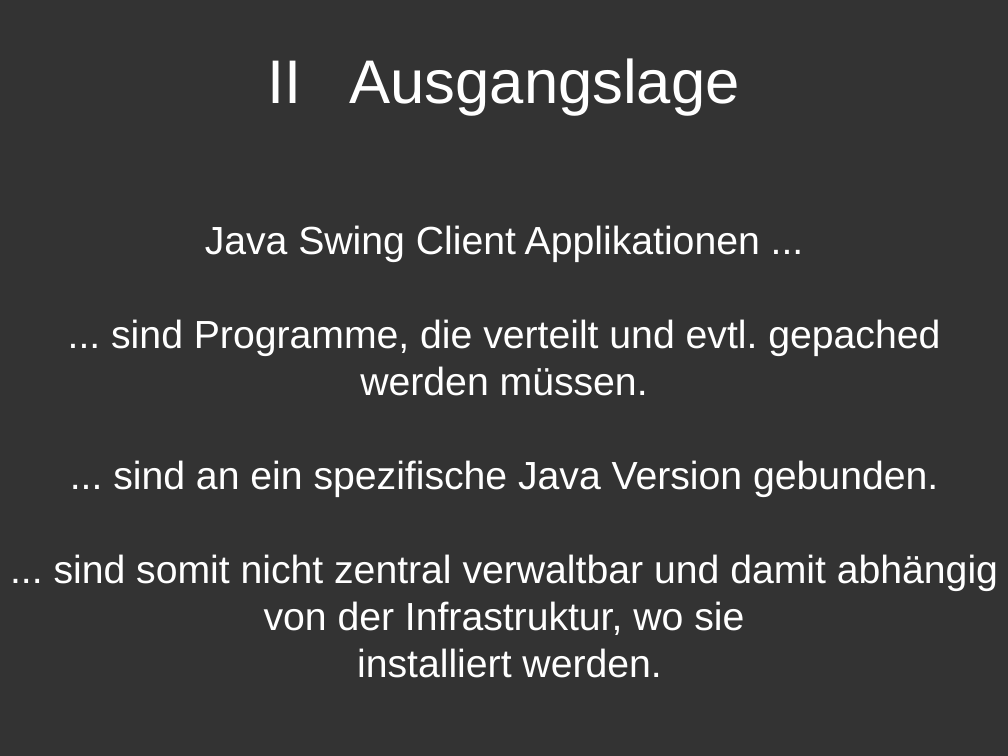
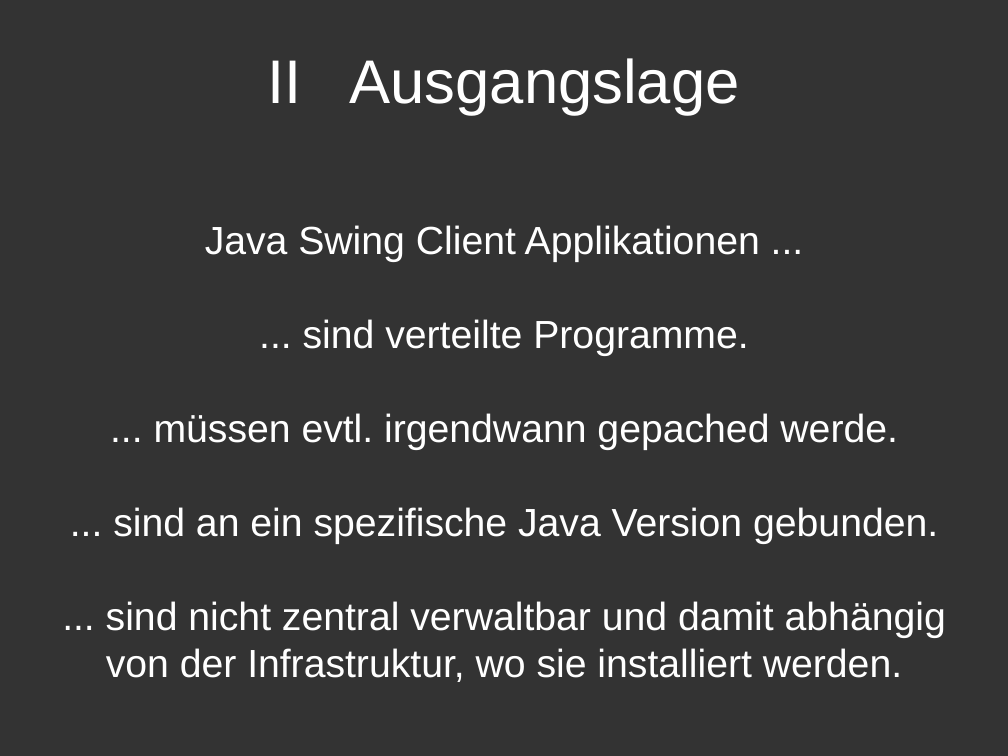
Before and after one commit to sushicutta/Diplomarbeit, a slide deck: slide 4 of praesentation/kickoff/kick-off-meeting.ppt. Drawn at 1008x756 pixels with LibreOffice and Linux fonts; fonts in the diff are those of the drawing. Boxes give left, top, right and bottom in pixels: in the first picture for what was removed or moved away, otherwise in the second. Text is boxed around its words. In the diff, an @@ line names an element or a change of style, - is before the commit and + after.

```diff
--- a/praesentation/kickoff/kick-off-meeting.ppt
+++ b/praesentation/kickoff/kick-off-meeting.ppt
@@ text at [154,319,898,450]: text changed @@
-... sind Programme, die verteilt und evtl. gepached werden müssen.
+... sind verteilte Programme.
+... müssen evtl. irgendwann gepached werde.
@@ text at [106,601,946,682]: text changed @@
-... sind somit nicht zentral verwaltbar und damit abhängig von der Infrastruktur, wo sie
-installiert werden.
+... sind nicht zentral verwaltbar und damit abhängig
+von der Infrastruktur, wo sie installiert werden.
```
Also in this commit, not shown: 1 other slide changed, 3 other files.
